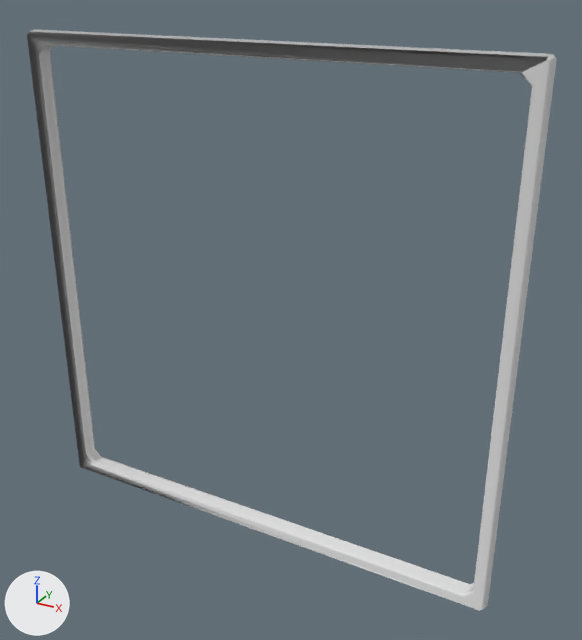
One commit to the Blender file MediumTransparentDisplay.blend: the scene before it, then after it.
Both versions are drawn from a 50 mm camera at (1.126, -2.059, 0.927) aimed at (0.091, -0.177, -0.014). The lights are fixed; the arrows at lower left show +X, +Y and +Z.

Names of what the first picture shows: 'Frame_LOD0'.
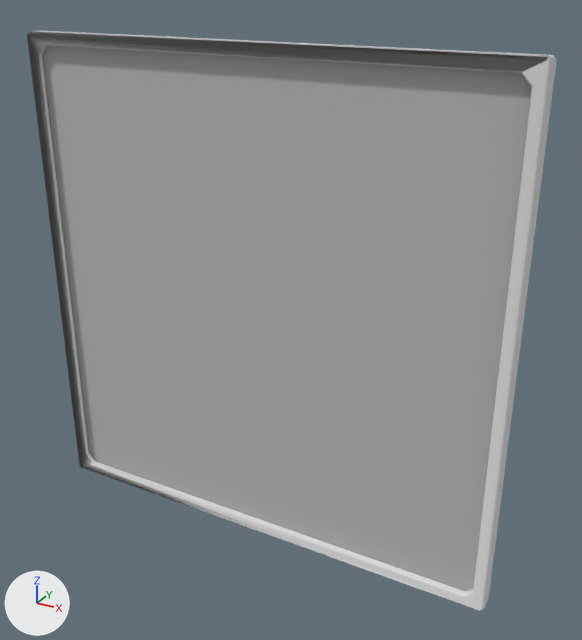
ob_detector_textpanel_002 is not drawn itself; it is the parent of ob_textarea, ob_detector_textpanel_001, ob_frame_lod0.

What the commit changed:
me_untitled is used by ob_frame_lod0; location (0.0, 0.0, 0.0).
me_untitled had 104 vertices, 116 faces and spanned x -0.76..0.76, y -0.25..-0.19, z -0.76..0.76.
me_untitled now has 96 vertices, 108 faces and spans x -0.75..0.75, y -0.25..-0.19, z -0.75..0.75.
Part 1, on me_untitled:
8 vertices are removed from x -0.76..0.76, y -0.22, z -0.76..0.76.
16 faces are deleted.
8 new faces join them, mat_paintedmetal_colorable (its picture is missing).
Object 'TextArea' (ob_textarea) is now shown.
Object 'detector_textpanel_002' (ob_detector_textpanel_002) is rescaled from (0.0968, 0.0927, 1.55) to (1.0, 1.0, 1.0).
Object 'detector_textpanel_002' (ob_detector_textpanel_002) moves from (-0.728, -0.221, 0.0) to (0.0, 0.0, 0.0).
In object 'Frame_LOD0' (ob_frame_lod0), parent is now set to ob_detector_textpanel_002.

Changed parts and their boxes [x1, y1, x2, y2] in the pictures (582 x 640 px):
'TextArea', shown
    after: [42, 45, 532, 591]
'Frame_LOD0', reshaped, moved
    before: [27, 29, 557, 611]
    after: [27, 31, 557, 611]
part 1 of me_untitled, cut back
    before: [30, 29, 557, 608]
    after: [30, 31, 557, 607]
